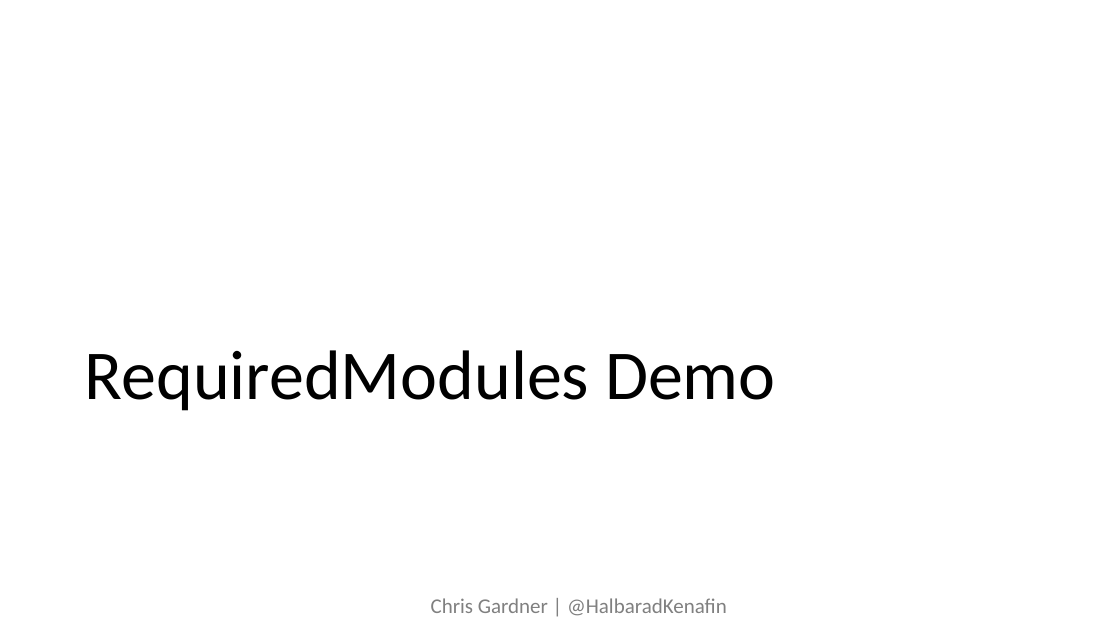
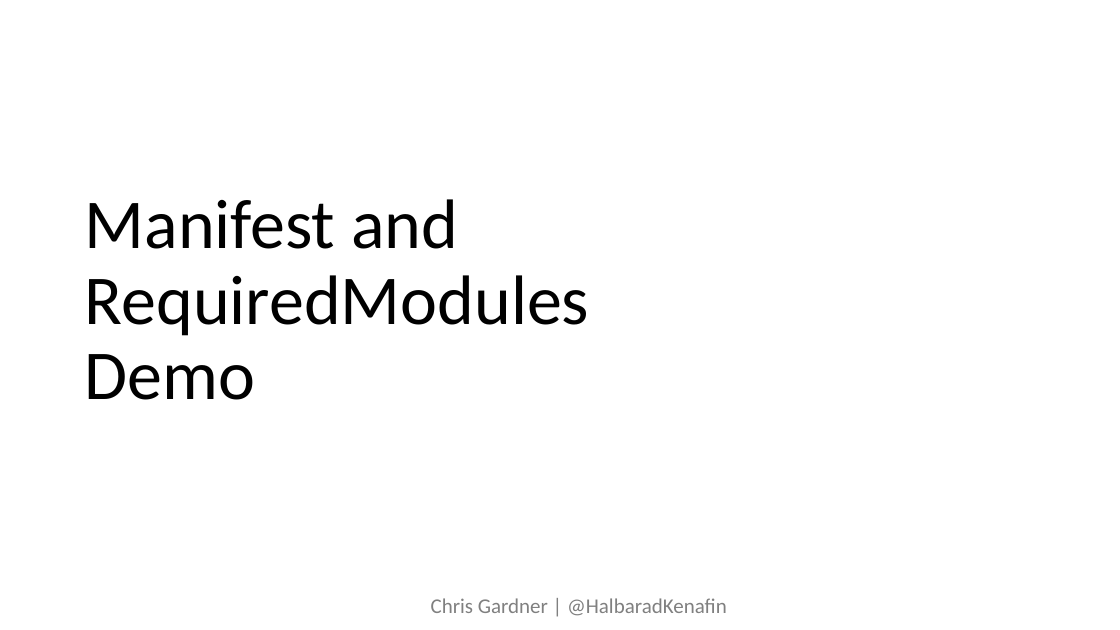
Before and after one commit to ChrisLGardner/presentations, a slide deck: slide 10 of lean-on-me/Lean on me.pptx (slide 9 before the commit). Drawn at 1120x630 pixels with LibreOffice and Linux fonts; fonts in the diff are those of the drawing. Boxes give left, top, right and bottom in pixels: in the first picture for what was removed or moved away, otherwise in the second. Text is boxed around its words. In the diff, an @@ line names an element or a change of style, - is before the commit and + after.

```diff
--- a/lean-on-me/Lean on me.pptx
+++ b/lean-on-me/Lean on me.pptx
@@ title at (x1=85, y1=199, x2=589, y2=400): text changed @@
-RequiredModules Demo
+Manifest and
+RequiredModules
+Demo
```
Also in this commit, not shown: 1 other slide changed, 1 slide added, 10 other files.
